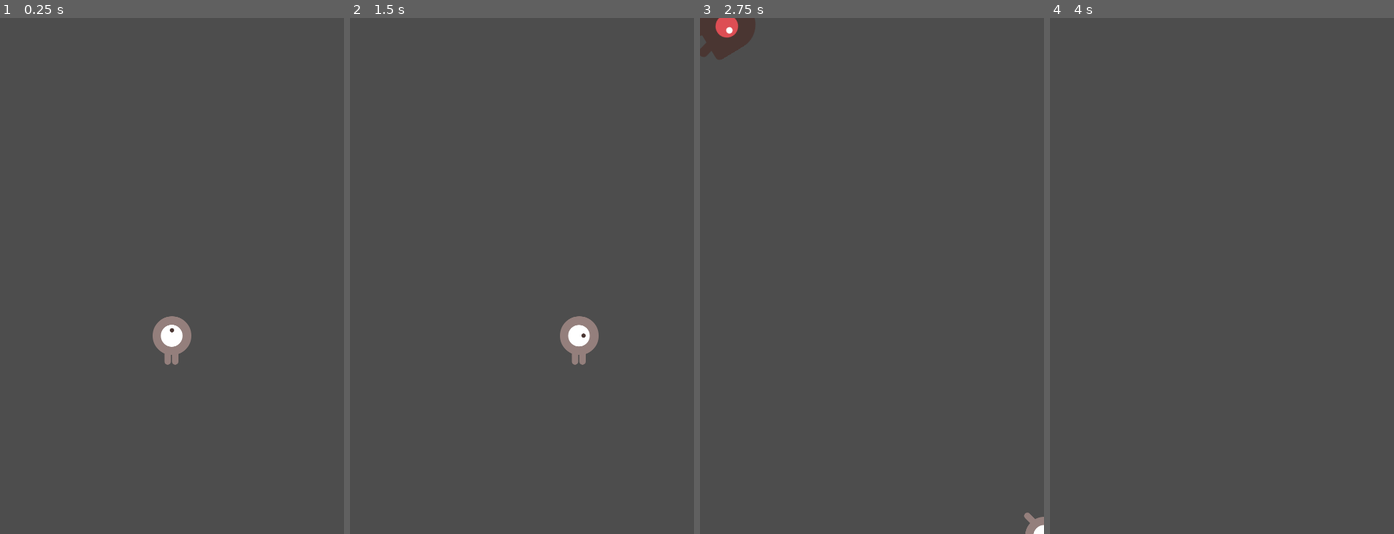
Above: before the commit, frames 1-4 (left to right).
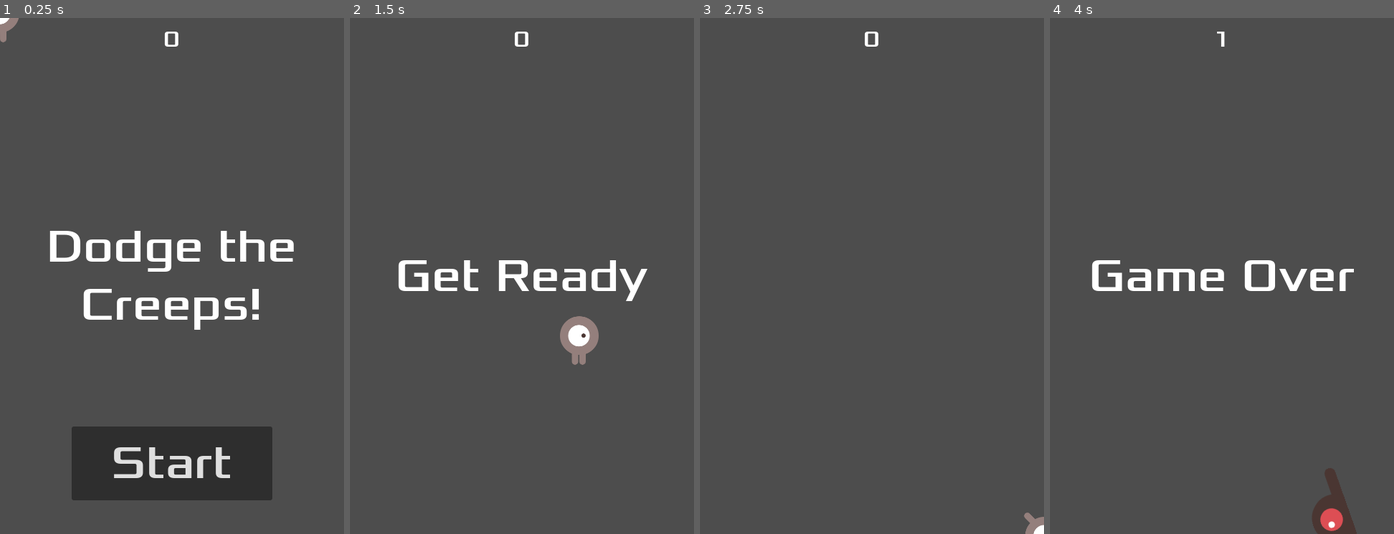
Above: after the commit, the same moments.

Repository: plinio-jrm/Godot-Trainning-first-2D-game
Game: Godot game, scene res://scenes/main.tscn
The game is run twice, just before and just after one commit, with the same random seed, the same clock (stepped at 60 frames per second) and the same inputs. Before the commit the project has no main scene; this scene is started directly in both runs.
Inputs (mouse positions are in pixels of both pictures, inside the frame that each line leads up to):
- Up to frame 1 (0.25 s): no input
- Up to frame 2 (1.5 s): click (522, 461) at 0.5 s, where only the run after the commit has a clickable "Start"; tap Enter at 1.25 s; hold Right (move_right) from 1.28 s (still down)
- Up to frame 3 (2.75 s): release Right (move_right) at 2.03 s; hold Down (move_down) from 2.03 s (still down)
- Up to frame 4 (4 s): release Down (move_down) at 2.78 s; hold Right (move_right) 2.78-3.53 s; hold Up (move_up) from 3.53 s (still down)

The runs differ from the first frame. In frame 1, 12% of the frame differs, in the area x 0-86%, y 0-94%; in frame 2, 1.9%; in frame 3, 1.1%; in frame 4, 2.7%.

Commit message:
Added HUD to the main scene

Diff:
--- a/project.godot
+++ b/project.godot
@@ -11,6 +11,7 @@
 [application]
 
 config/name="Godot Trainning first 2D game"
+run/main_scene="res://scenes/main.tscn"
 config/features=PackedStringArray("4.0", "Forward Plus")
 config/icon="res://icon.svg"
 
--- a/scenes/main.tscn
+++ b/scenes/main.tscn
@@ -1,8 +1,9 @@
-[gd_scene load_steps=5 format=3 uid="uid://cwq2p06wgnn6m"]
+[gd_scene load_steps=6 format=3 uid="uid://cwq2p06wgnn6m"]
 
 [ext_resource type="Script" path="res://scripts/Main.gd" id="1_ug4ms"]
 [ext_resource type="PackedScene" uid="uid://dr3hw3rmtmcj0" path="res://scenes/mob.tscn" id="2_epu00"]
 [ext_resource type="PackedScene" uid="uid://mbd25hj53e5m" path="res://scenes/player.tscn" id="2_pod4b"]
+[ext_resource type="PackedScene" uid="uid://cjrhxvfyr0vr4" path="res://scenes/hud.tscn" id="4_6gp25"]
 
 [sub_resource type="Curve2D" id="Curve2D_766wf"]
 _data = {
@@ -33,7 +34,10 @@
 
 [node name="MobSpawnerLocation" type="PathFollow2D" parent="MobPath"]
 
+[node name="HUD" parent="." instance=ExtResource("4_6gp25")]
+
 [connection signal="hit" from="Player" to="." method="Game_over"]
 [connection signal="timeout" from="MobTimer" to="." method="_on_mob_timer_timeout"]
 [connection signal="timeout" from="ScoreTimer" to="." method="_on_score_timer_timeout"]
 [connection signal="timeout" from="StartTimer" to="." method="_on_start_timer_timeout"]
+[connection signal="start_game" from="HUD" to="." method="new_game"]
--- a/scenes/mob.tscn
+++ b/scenes/mob.tscn
@@ -48,7 +48,7 @@
 radius = 34.0
 height = 94.0
 
-[node name="RigidBody2D" type="RigidBody2D"]
+[node name="RigidBody2D" type="RigidBody2D" groups=["mobs"]]
 collision_mask = 0
 gravity_scale = 0.0
 script = ExtResource("1_1j1m2")
--- a/scripts/Main.gd
+++ b/scripts/Main.gd
@@ -3,15 +3,18 @@
 @export var mob_scene: PackedScene
 var score: int
 
-func _ready():
-	new_game()
-
 func Game_over():
 	$ScoreTimer.stop()
 	$MobTimer.stop()
+	$HUD.Show_Game_Over()
 
 func new_game() -> void:
 	score = 0
+	get_tree().call_group("mobs", "queue_free")
+
+	$HUD.Update_Score(score)
+	$HUD.Show_Message("Get Ready")
+
 	$Player.Start($StartPosition.position)
 	$StartTimer.start()
 
@@ -34,7 +37,7 @@
 
 func _on_score_timer_timeout():
 	score += 1
-
+	$HUD.Update_Score(score)
 
 func _on_start_timer_timeout():
 	$MobTimer.start()
